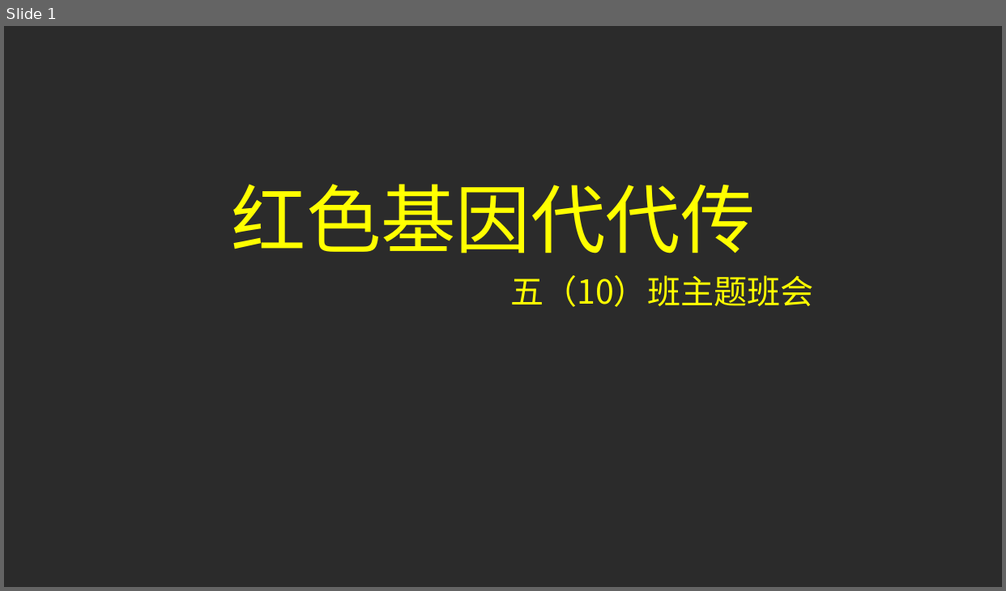
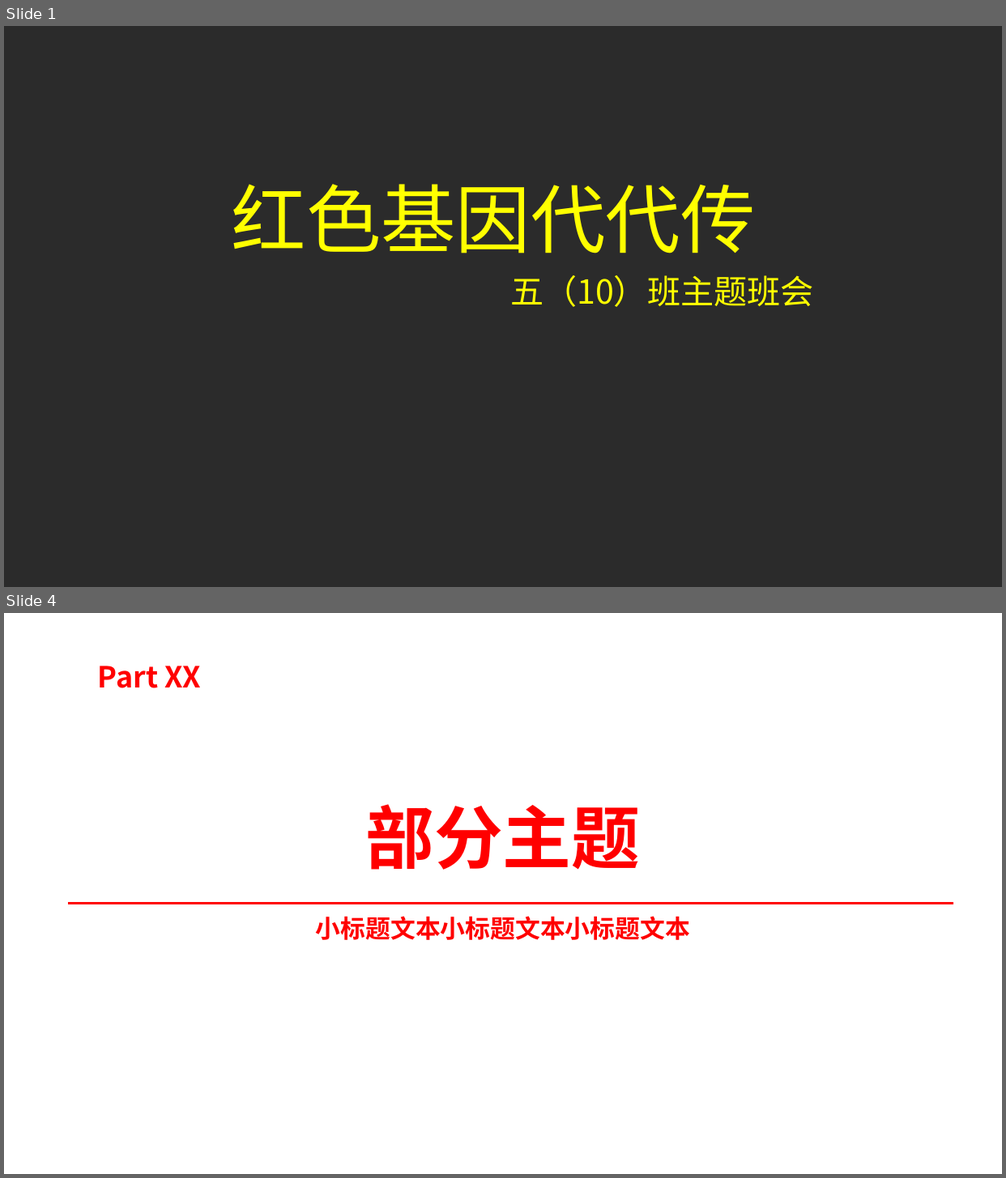
Before and after one commit to RenJian000/website, a slide deck: mine/PPTs/班会.pptx. Shown one above the other, each under a label of ours: slide 1 before the commit, slides 1 and 4 after it; the slides between them are not shown. The pictures are 1006x591 and 1006x1178 pixels, drawn with LibreOffice and Linux fonts; fonts in the diff are those of the drawing; background and template pictures are left out; a plain dark background stands for a picture behind light text. Boxes give left, top, right and bottom in pixels: in the first picture for what was removed or moved away, otherwise in the second. Text is boxed around its words. In the diff, an @@ line names an element or a change of style, - is before the commit and + after.

```diff
--- a/mine/PPTs/班会.pptx
+++ b/mine/PPTs/班会.pptx
@@ slide 4 added at <box>4,613,1002,1174</box>, background picture (left out) @@
@@ text added at <box>98,666,201,688</box>, 28 pt, text #FF0000, bold @@
+Part XX
@@ text added at <box>366,804,641,870</box>, 66 pt, text #FF0000, bold @@
+部分主题
@@ line added from (68, 904) to (953, 904), #FF0000 2 pt @@
@@ text added at <box>316,916,690,940</box>, 24 pt, text #FF0000, bold @@
+小标题文本小标题文本小标题文本
```
Also in this commit, not shown: 4 other slides added, 1 slide removed.
